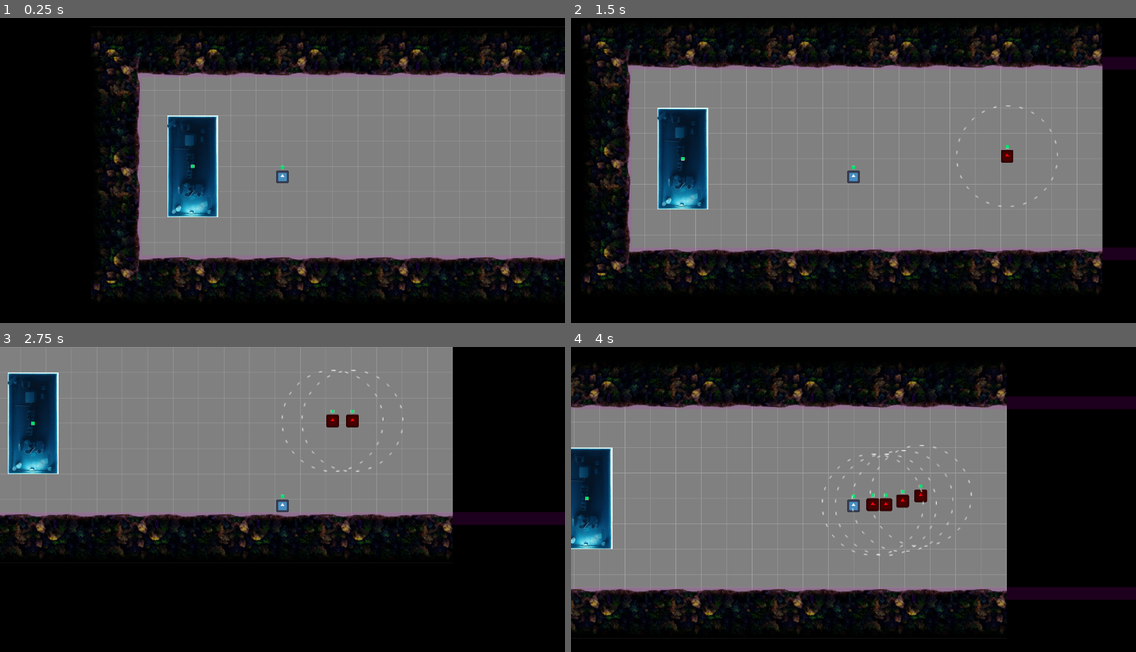
Above: before the commit, frames 1-4 (two rows, left to right).
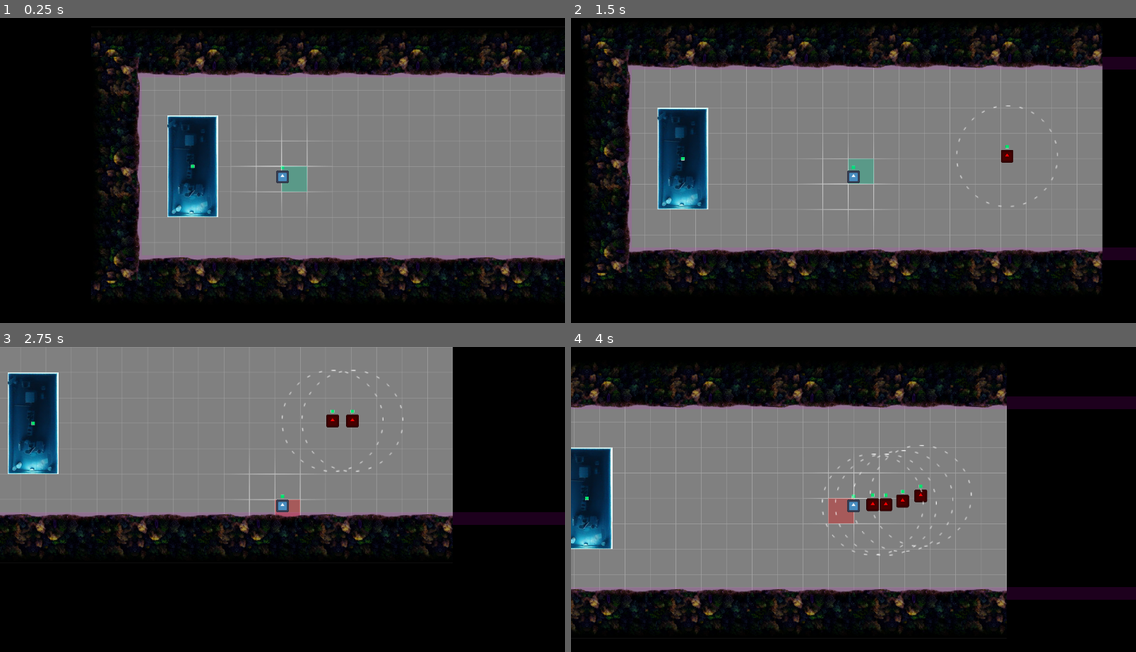
Above: after the commit, the same moments.

Repository: Slushie-Defense/Slushie
Game: Godot game, scene res://Levels/Level1.tscn
The game is run twice, just before and just after one commit, with the same random seed, the same clock (stepped at 60 frames per second) and the same inputs. The engine's default icon, where the game draws it, is replaced by a stand-in: a white triangle on a blue panel in a dark square.
Inputs:
- Up to frame 1 (0.25 s): no input
- Up to frame 2 (1.5 s): tap Enter at 0.5 s; hold Right (ui_right) 0.53-1.28 s; hold Down (ui_down) from 1.28 s (still down)
- Up to frame 3 (2.75 s): release Down (ui_down) at 2.03 s; hold Right (ui_right) from 2.03 s (still down)
- Up to frame 4 (4 s): release Right (ui_right) at 2.78 s; hold Up (ui_up) 2.78-3.53 s; hold Left (ui_left) from 3.53 s (still down)

The runs differ from the first frame. In frame 1, 0.4% of the frame differs, in the area x 43-56%, y 35-62%; in frame 2, 0.4%; in frame 3, 0.2%; in frame 4, 0.4%.

Commit message:
Grid UI Added

Diff:
--- /dev/null
+++ b/Autoload/GameGrid.gd
@@ -0,0 +1,15 @@
+extends Node
+
+const cell_size : float = 128.0
+
+func convert_coordinate_to_grid_position(coordinate : Vector2 = Vector2(0,0)):
+	var position_x = floor(coordinate.x / cell_size)
+	var position_y = floor(coordinate.y / cell_size)
+	return Vector2(position_x, position_y)
+
+func convert_grid_position_to_top_left_corner_coordinate(grid_position):
+	return grid_position * cell_size
+
+func snap_coordinate_to_grid_top_left_corner(coordinate):
+	var grid_position = GameGrid.convert_coordinate_to_grid_position(coordinate)
+	return GameGrid.convert_grid_position_to_top_left_corner_coordinate(grid_position)
--- /dev/null
+++ b/Entities/Grid/GridUI.gd
@@ -0,0 +1,78 @@
+extends Sprite2D
+
+# Cells
+var initial_cell_size : float = 128.0
+var cell_size : float = initial_cell_size
+var cell_scale : float = 1.0
+var game_grid_cell_size_halved : float = GameGrid.cell_size * 0.5
+
+# UI Transparency
+@onready var highlight_square_sprite : Sprite2D = $HighlightSquare
+var grid_transparency : float = 0.8
+var highlight_transparency : float = 0.3
+
+# UI Colors
+var color_build_open : Color = Color("#00D39B")
+var color_build_blocked : Color = Color("#FF0000")
+
+# Build state
+enum build_state { OPEN, BLOCKED }
+var build_current_state = build_state.OPEN
+
+# Objects in build area
+var nodes_in_build_area_list : Array = []
+
+# Collision checker
+@onready var area_2d : Area2D = $HighlightSquare/Area2D
+@onready var area_2d_collision_shape : CollisionShape2D = $HighlightSquare/Area2D/CollisionShape2D
+var collision_shape_padding : int = 4
+
+func _ready():
+	Main.signal_add_player.connect(_on_player_add)
+
+	# Rescale cell size
+	cell_scale = initial_cell_size / GameGrid.cell_size
+	cell_size = initial_cell_size * cell_scale # Rescale cell_size
+
+	# Node scale
+	scale = Vector2(cell_scale, cell_scale)
+
+	# Grid transparency
+	self_modulate.a = grid_transparency
+
+	# Highlight square state color
+	update_build_state_ui()
+
+	# Collision detector
+	var collsion_shape_size = int(cell_size) - collision_shape_padding * 2
+	var half_collision_shape_size : float = collsion_shape_size * 0.5
+	area_2d_collision_shape.shape.size = Vector2(collsion_shape_size, collsion_shape_size)
+	area_2d.position = Vector2(collision_shape_padding + half_collision_shape_size, collision_shape_padding + half_collision_shape_size) # Offset the collision shape
+
+func _on_player_add(pass_player):
+	pass_player.signal_share_player_position.connect(_update_position)
+
+func _update_position(set_position):
+	# Set GRID position
+	var offset_grid_to_center_player = Vector2(set_position.x + game_grid_cell_size_halved, set_position.y + game_grid_cell_size_halved)
+	global_position = GameGrid.snap_coordinate_to_grid_top_left_corner(offset_grid_to_center_player)
+	# Set HIGHLIGHT SQUARE position
+	highlight_square_sprite.global_position = GameGrid.snap_coordinate_to_grid_top_left_corner(set_position)
+
+func update_build_state_ui():
+	# Highlight square state color
+	highlight_square_sprite.self_modulate = color_build_open if build_current_state == build_state.OPEN else color_build_blocked
+	# Set transparency
+	highlight_square_sprite.self_modulate.a = highlight_transparency
+
+func _on_area_2d_body_entered(body):
+	if not body == Main.player_node:
+		nodes_in_build_area_list.push_back(body)
+		build_current_state = build_state.BLOCKED
+		update_build_state_ui()
+
+func _on_area_2d_body_exited(body):
+	nodes_in_build_area_list.erase(body)
+	if nodes_in_build_area_list.size() == 0:
+		build_current_state = build_state.OPEN
+	update_build_state_ui()
--- /dev/null
+++ b/Entities/Grid/GridUI.tscn
@@ -0,0 +1,24 @@
+[gd_scene load_steps=5 format=3 uid="uid://cjvvi1wm1eukc"]
+
+[ext_resource type="Texture2D" uid="uid://cn1prcajk40h5" path="res://Sprites/Squares/512x512GridFeathered.png" id="1_dspwi"]
+[ext_resource type="Script" path="res://Entities/Grid/GridUI.gd" id="2_qoi4s"]
+[ext_resource type="Texture2D" uid="uid://nytttjt5wdst" path="res://Sprites/Squares/128x128-White.png" id="3_sivi8"]
+
+[sub_resource type="RectangleShape2D" id="RectangleShape2D_y2m26"]
+size = Vector2(128, 128)
+
+[node name="GridUI" type="Sprite2D"]
+texture = ExtResource("1_dspwi")
+script = ExtResource("2_qoi4s")
+
+[node name="HighlightSquare" type="Sprite2D" parent="."]
+texture = ExtResource("3_sivi8")
+centered = false
+
+[node name="Area2D" type="Area2D" parent="HighlightSquare"]
+
+[node name="CollisionShape2D" type="CollisionShape2D" parent="HighlightSquare/Area2D"]
+shape = SubResource("RectangleShape2D_y2m26")
+
+[connection signal="body_entered" from="HighlightSquare/Area2D" to="." method="_on_area_2d_body_entered"]
+[connection signal="body_exited" from="HighlightSquare/Area2D" to="." method="_on_area_2d_body_exited"]
--- a/Entities/Player/Player.gd
+++ b/Entities/Player/Player.gd
@@ -1,6 +1,10 @@
 extends CharacterBody2D
 
 signal signal_share_player_position(player_position)
+
+# Grid visible
+@export var show_build_grid : bool = true
+@onready var grid_ui : Sprite2D = $GridUI
 
 # Health
 @onready var health_ui_progress_bar : ProgressBar = $Healthbar
@@ -14,6 +18,8 @@
 func _ready():
 	# This signal tells a global script/object called Main that the player node exists
 	Main.emit_signal("signal_add_player", self)
+	# Show build grid
+	grid_ui.visible = show_build_grid
 
 # Called every frame
 func _physics_process(delta):
--- a/Entities/Player/Player.tscn
+++ b/Entities/Player/Player.tscn
@@ -1,8 +1,9 @@
-[gd_scene load_steps=5 format=3 uid="uid://bj2450c708xsx"]
+[gd_scene load_steps=6 format=3 uid="uid://bj2450c708xsx"]
 
 [ext_resource type="Script" path="res://Entities/Player/Player.gd" id="1_p727u"]
 [ext_resource type="Texture2D" uid="uid://b0h3v5r3o5arf" path="res://icon.svg" id="2_yiw4i"]
 [ext_resource type="PackedScene" uid="uid://bvke1fhsiyvft" path="res://Entities/Health/HealthBar.tscn" id="3_4agde"]
+[ext_resource type="PackedScene" uid="uid://cjvvi1wm1eukc" path="res://Entities/Grid/GridUI.tscn" id="4_kpi86"]
 
 [sub_resource type="CapsuleShape2D" id="CapsuleShape2D_nfwq5"]
 radius = 32.0
@@ -16,9 +17,12 @@
 shape = SubResource("CapsuleShape2D_nfwq5")
 
 [node name="CharacterSprite" type="Sprite2D" parent="."]
+z_index = 1
 scale = Vector2(0.5, 0.5)
 texture = ExtResource("2_yiw4i")
 
 [node name="Healthbar" parent="." instance=ExtResource("3_4agde")]
 offset_top = -56.0
 offset_bottom = -24.0
+
+[node name="GridUI" parent="." instance=ExtResource("4_kpi86")]
--- a/project.godot
+++ b/project.godot
@@ -18,6 +18,7 @@
 [autoload]
 
 Main="*res://Autoload/Main.gd"
+GameGrid="*res://Autoload/GameGrid.gd"
 
 [display]
 
Binary file added: Sprites/Squares/128x128-White.png
Not shown, added: Sprites/Squares/128x128-White.png.import
Binary file changed: Sprites/Squares/512x512Grid.png
Binary file added: Sprites/Squares/512x512GridFeathered.png
Not shown, added: Sprites/Squares/512x512GridFeathered.png.import
